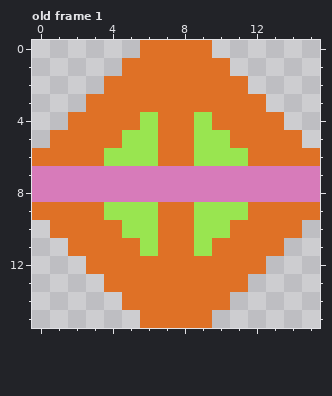
Two versions of one pixel-art file, Engine/art/sprites/test.ase. The first picture shows the starting point.
16x16 pixels, 1 frame. Shown: old frame 1. The commit also changed other frames, which this record leaves out.
After:
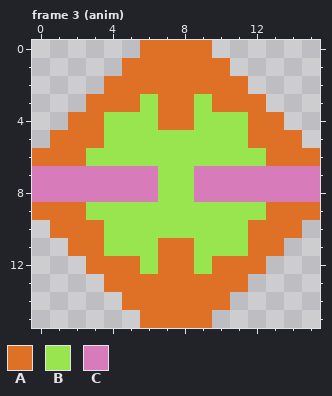
Palette (. is transparent): A #df7126  B #99e550  C #d77bba
A new or re-ordered frame is compared with the old frame closest to it.
Changes in this commit:
frames 1 -> 4
Frame 3 (anim) is new; against old frame 1:
y 3: x 6 A -> B; x 9 A -> B
y 4: x 4..5 AA -> BB; x 10..11 AA -> BB
y 5: x 4 A -> B; x 7..8 AA -> BB; x 11 A -> B
y 6: x 3 A -> B; x 7..8 AA -> BB; x 12 A -> B
y 7..8: x 7..8 CC -> BB
y 9: x 3 A -> B; x 7..8 AA -> BB; x 12 A -> B
y 10: x 4 A -> B; x 7..8 AA -> BB; x 11 A -> B
y 11: x 4..5 AA -> BB; x 10..11 AA -> BB
y 12: x 6 A -> B; x 9 A -> B
